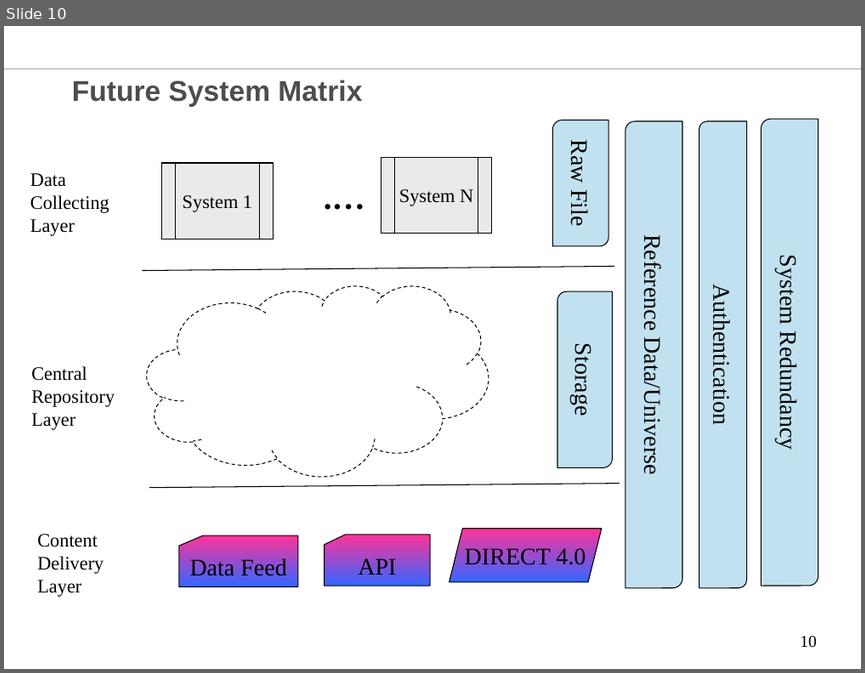
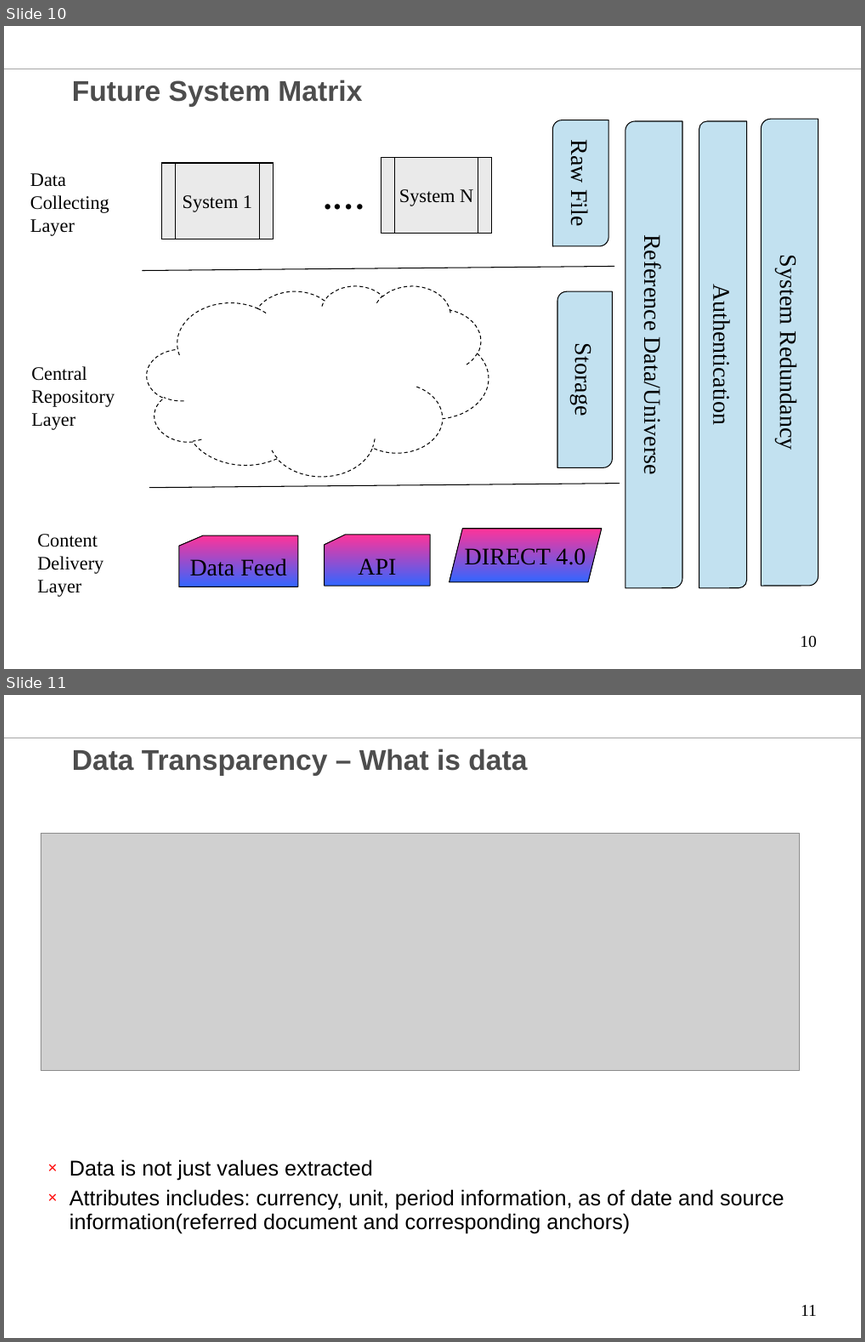
Before and after one commit to chenglx/myenv, a slide deck: Equity Data Technology Vision.ppt. Shown one above the other, each under a label of ours: slide 10 before the commit, slides 10 and 11 after it. The pictures are 865x673 and 865x1342 pixels, drawn with LibreOffice and Linux fonts; fonts in the diff are those of the drawing; grey boxes stand for pictures; background and template pictures are left out. Boxes give left, top, right and bottom in pixels: in the first picture for what was removed or moved away, otherwise in the second. Text is boxed around its words. In the diff, an @@ line names an element or a change of style, - is before the commit and + after.

```diff
--- a/Equity Data Technology Vision.ppt
+++ b/Equity Data Technology Vision.ppt
@@ slide 11 added at (x1=4, y1=695, x2=861, y2=1338), background #FFFFFF; not listed: 1 template element that a slide beside it also shows @@
@@ title added at (x1=72, y1=749, x2=527, y2=776), 24 pt, text #4D4D4D, bold @@
+Data Transparency – What is data
@@ picture added at (x1=41, y1=833, x2=799, y2=1071) @@
@@ text added at (x1=69, y1=1159, x2=784, y2=1233), 18 pt, text #000000 @@
+× Data is not just values extracted
+× Attributes includes: currency, unit, period information, as of date and source information(referred document and corresponding anchors)
@@ page number added at (x1=800, y1=1304, x2=817, y2=1315), 14 pt, text #000000 @@
+11
```
Also in this commit, not shown: 4 slides changed, 2 other slides added.
